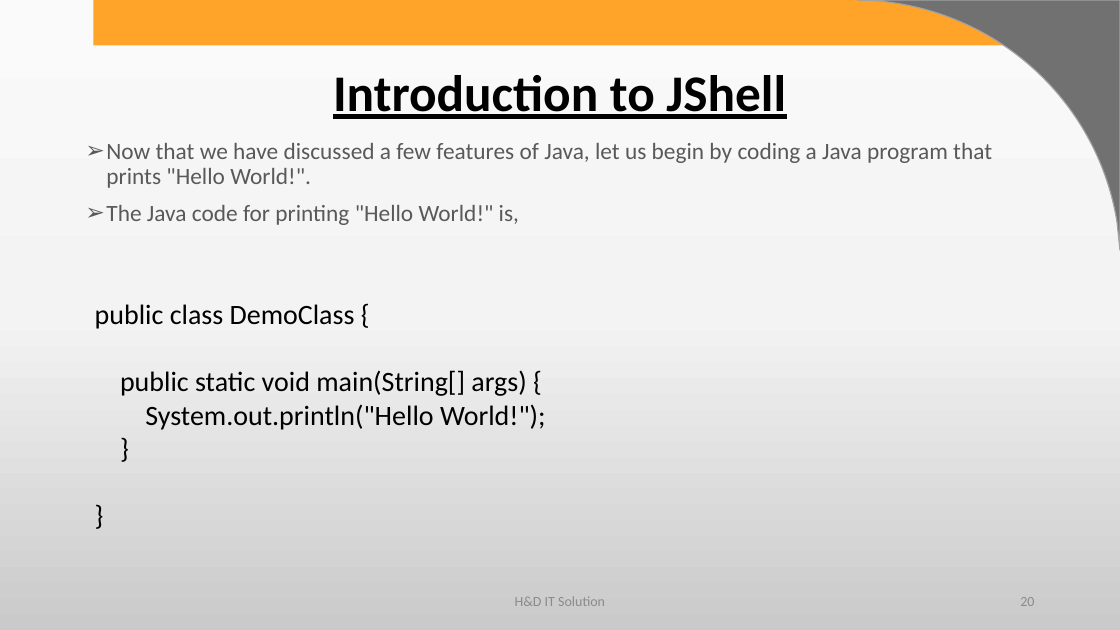
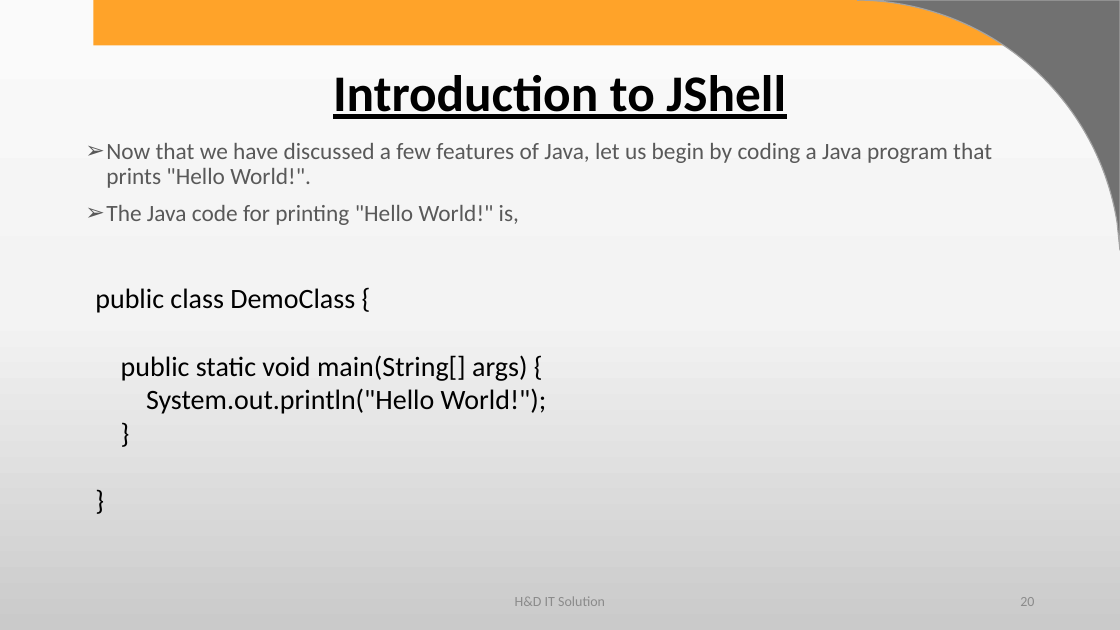
Before and after one commit to harshadasawant/infinite_code, a slide deck: slide 20 of ppt/JAVA syllabus.pptx. Drawn at 1120x630 pixels with LibreOffice and Linux fonts; fonts in the diff are those of the drawing; background and template pictures are left out. Boxes give left, top, right and bottom in pixels: in the first picture for what was removed or moved away, otherwise in the second. Text is boxed around its words. In the diff, an @@ line names an element or a change of style, - is before the commit and + after.

```diff
--- a/ppt/JAVA syllabus.pptx
+++ b/ppt/JAVA syllabus.pptx
@@ text "public class DemoClass {" moved from (x1=95, y1=304, x2=546, y2=430) to (x1=95, y1=288, x2=547, y2=414) @@
```
Also in this commit, not shown: 4 other slides changed, 53 slides added, 8 other files.
